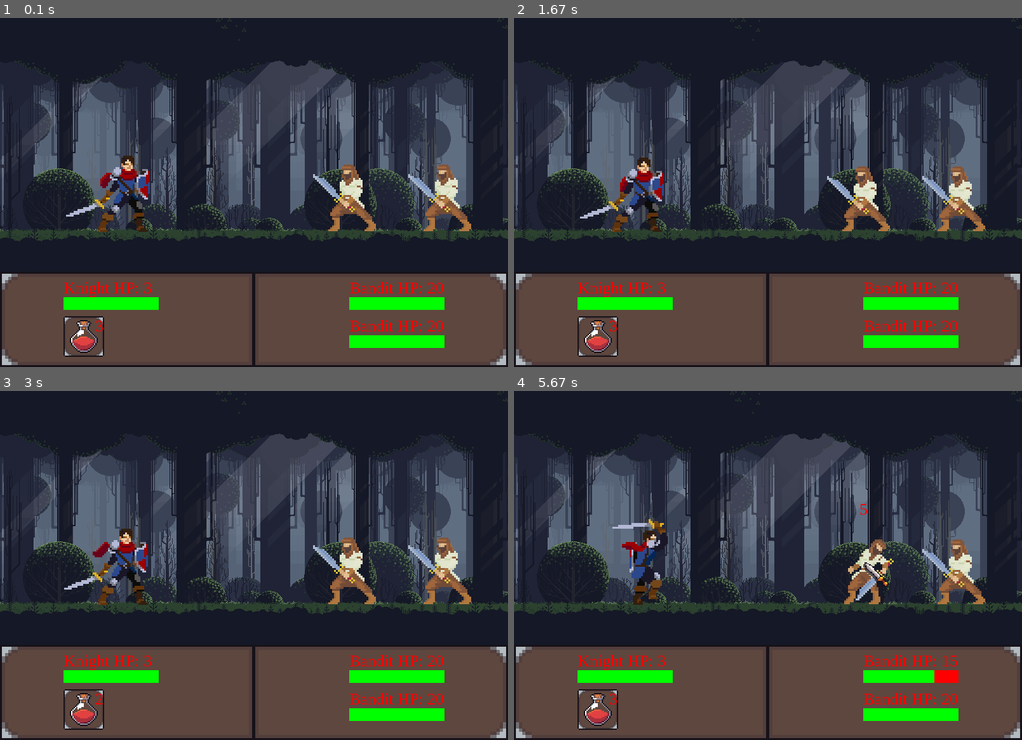
Above: before the commit, frames 1-4 (two rows, left to right).
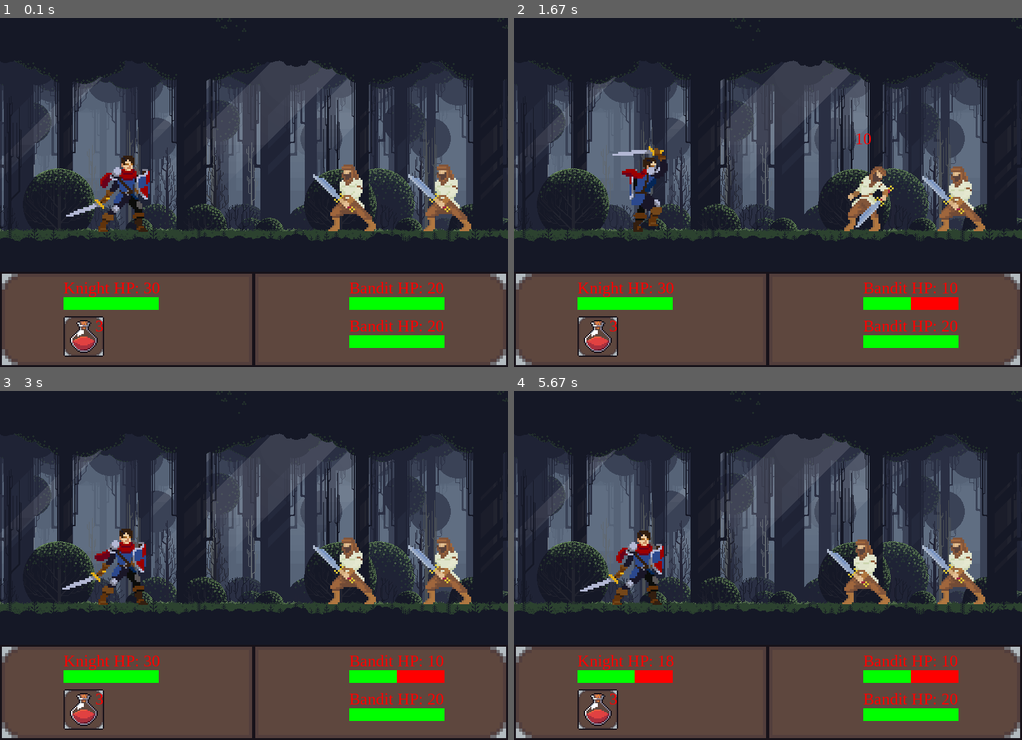
Above: after the commit, the same moments.

Repository: sklvou/Pygame
Game: pygame game, started from Battle/battle.py
Same seed, same stepped clock (60 frames per second), same inputs: the game is played once before the commit and once after it.
Inputs (mouse positions are in pixels of both pictures, inside the frame that each line leads up to):
- Up to frame 1 (0.1 s): no input
- Up to frame 2 (1.67 s): click (864, 189) at 0.38 s; click "3" at 0.72 s; click (961, 189) at 1.05 s; click (595, 276) at 1.38 s
- Up to frame 3 (3 s): click "3" at 2.28 s; click (350, 562) at 2.62 s; click (213, 544) at 2.95 s
- Up to frame 4 (5.67 s): click (762, 478) at 3.85 s; click (889, 565) at 4.18 s; click (661, 544) at 4.52 s; click (864, 562) at 5.42 s

The runs differ from the first frame. In frame 1, less than 0.1% of the frame differs, in the area x 30-32%, y 75-79%; in frame 2, 2.9%; in frame 3, 0.7%; in frame 4, 3.6%, in the area x 13-93%, y 32-84%.

Commit message:
q-learning

Diff:
--- a/Battle/battle.py
+++ b/Battle/battle.py
@@ -1,6 +1,8 @@
 import pygame
 import random
 import button
+import time
+import numpy as np
 
 pygame.init()
 
@@ -148,8 +150,9 @@
 
 	def attack(self, target):
 		#deal damage to enemy
-		rand = random.randint(-5, 5)
-		damage = self.strength + rand
+		# rand = random.randint(-5, 5)
+		#damage = self.strength + rand
+		damage = self.strength
 		target.hp -= damage
 		#run enemy hurt animation
 		target.hurt()
@@ -231,8 +234,8 @@
 
 damage_text_group = pygame.sprite.Group()
 
-
-knight = Fighter(200, 260, 'Knight', 3, 10, 3)
+# x, y, name, max_hp, strength, potions
+knight = Fighter(200, 260, 'Knight', 30, 10, 3)
 bandit1 = Fighter(550, 270, 'Bandit', 20, 6, 1)
 bandit2 = Fighter(700, 270, 'Bandit', 20, 6, 1)
 
@@ -248,149 +251,233 @@
 potion_button = button.Button(screen, 100, screen_height - bottom_panel + 70, potion_img, 64, 64)
 restart_button = button.Button(screen, 330, 120, restart_img, 120, 30)
 
-run = True
-while run:
-
-	clock.tick(fps)
-
-	#draw background
-	draw_bg()
-
-	#draw panel
-	draw_panel()
-	knight_health_bar.draw(knight.hp)
-	bandit1_health_bar.draw(bandit1.hp)
-	bandit2_health_bar.draw(bandit2.hp)
-
-	#draw fighters
-	knight.update()
-	knight.draw()
-	for bandit in bandit_list:
-		bandit.update()
-		bandit.draw()
-
-	#draw the damage text
-	damage_text_group.update()
-	damage_text_group.draw(screen)
-
-	#control player actions
-	#reset action variables
-	attack = False
-	potion = False
-	target = None
-	#make sure mouse is visible
-	pygame.mouse.set_visible(True)
-	pos = pygame.mouse.get_pos()
-	for count, bandit in enumerate(bandit_list):
-		if bandit.rect.collidepoint(pos):
-			#hide mouse
-			pygame.mouse.set_visible(False)
-			#show sword in place of mouse cursor
-			screen.blit(sword_img, pos)
-			if clicked == True and bandit.alive == True:
-				attack = True
-				target = bandit_list[count]
-	if potion_button.draw():
-		potion = True
-	#show number of potions remaining
-	draw_text(str(knight.potions), font, red, 150, screen_height - bottom_panel + 70)
-
-
-	if game_over == 0:
-		#player action
-		if knight.alive == True:
-			if current_fighter == 1:
-				action_cooldown += 1
-				if action_cooldown >= action_wait_time:
-					#look for player action
-					#attack
-					if attack == True and target != None:
-						knight.attack(target)
-						current_fighter += 1
-						action_cooldown = 0
-					#potion
-					if potion == True:
-						if knight.potions > 0:
-							#check if the potion would heal the player beyond max health
-							if knight.max_hp - knight.hp > potion_effect:
-								heal_amount = potion_effect
-							else:
-								heal_amount = knight.max_hp - knight.hp
-							knight.hp += heal_amount
-							knight.potions -= 1
-							damage_text = DamageText(knight.rect.centerx, knight.rect.y, str(heal_amount), green)
-							damage_text_group.add(damage_text)
+
+
+# all action list
+actions_and_targets = [('attack', 0), ('attack', 1), ('potion', None)]
+
+# state
+def encode_state(knight_hp, num_potions, bandit1_hp, bandit2_hp, current_fighter):
+    # Define the maximum values for each variable
+    max_knight_hp = 30
+    max_num_potions = 3
+    max_bandit_hp = 20
+    max_current_fighter = 3
+
+    # Encode each variable as an integer
+    i_knight_hp = int(knight_hp)
+    i_num_potions = int(num_potions)
+    i_bandit1_hp = int(bandit1_hp)
+    i_bandit2_hp = int(bandit2_hp)
+    i_current_fighter = int(current_fighter)
+
+    # Combine the integers into one large integer
+    state = (i_knight_hp * (max_num_potions + 1) * (max_bandit_hp + 1) ** 2 * (max_current_fighter + 1) +
+             i_num_potions * (max_bandit_hp + 1) ** 2 * (max_current_fighter + 1) +
+             i_bandit1_hp * (max_bandit_hp + 1) * (max_current_fighter + 1) +
+             i_bandit2_hp * (max_current_fighter + 1) +
+             i_current_fighter)
+
+    return state
+
+
+# Number of states and actions
+max_knight_hp = 30
+max_num_potions = 3
+max_bandit_hp = 20
+max_current_fighter = 3
+num_states = (max_knight_hp + 1) * (max_num_potions + 1) * (max_bandit_hp + 1) ** 2 * (max_current_fighter + 1) - 1
+num_actions = len(actions_and_targets)
+
+# Initialize Q-table with zeros
+Q_table = np.zeros((num_states, num_actions))
+
+# choose action by ε-greedy
+def choose_action(state, epsilon):
+    if np.random.uniform(0, 1) < epsilon:
+        # Choose a random action
+        action = np.random.choice(num_actions)
+    else:
+        # Choose the action with the highest Q-value for the current state
+        action = np.argmax(Q_table[state])
+    return action
+
+
+# Parameters
+alpha = 0.5  # Learning rate
+gamma = 0.95  # Discount factor
+epsilon = 0.1  # Exploration rate
+num_episodes = 3  # Number of games to play
+
+# Main loop for Q-learning
+for episode in range(num_episodes):
+	run = True
+	states = []
+	actions = []
+
+	while run:
+
+		clock.tick(fps)
+
+		#draw background
+		draw_bg()
+
+		#draw panel
+		draw_panel()
+		knight_health_bar.draw(knight.hp)
+		bandit1_health_bar.draw(bandit1.hp)
+		bandit2_health_bar.draw(bandit2.hp)
+
+		#draw fighters
+		knight.update()
+		knight.draw()
+		for bandit in bandit_list:
+			bandit.update()
+			bandit.draw()
+
+		#draw potion
+		potion_button.draw()
+
+		#draw the damage text
+		damage_text_group.update()
+		damage_text_group.draw(screen)
+
+		#control player actions
+		#reset action variables
+		attack = False
+		potion = False
+		target = None
+
+		#show number of potions remaining
+		draw_text(str(knight.potions), font, red, 150, screen_height - bottom_panel + 70)
+
+
+		# Choose an action
+		state = encode_state(knight.hp, knight.potions, bandit1.hp, bandit2.hp, current_fighter)
+		action = choose_action(state, epsilon)
+
+		states.append(state)
+		actions.append(action)
+
+
+		if game_over == 0:
+			#player action
+			if knight.alive == True:
+				if current_fighter == 1:
+					action_cooldown += 1
+					if action_cooldown >= action_wait_time:
+
+						# Get the next action and target from the predefined actions and targets
+						action, target_index = actions_and_targets[action]
+						print(action, target_index)
+
+						if action == 'attack':
+							# Select a bandit to attack
+							target = bandit_list[target_index]
+							if target.alive == True:
+								attack = True
+						elif action == 'potion':
+							potion = True
+
+						#look for player action
+						#attack
+						if attack == True and target != None:
+							knight.attack(target)
 							current_fighter += 1
 							action_cooldown = 0
-		else:
-			game_over = -1
-
-
-		#enemy action
-		for count, bandit in enumerate(bandit_list):
-			if current_fighter == 2 + count:
-				if bandit.alive == True:
-					action_cooldown += 1
-					if action_cooldown >= action_wait_time:
-						#check if bandit needs to heal first
-						if (bandit.hp / bandit.max_hp) < 0.5 and bandit.potions > 0:
-							#check if the potion would heal the bandit beyond max health
-							if bandit.max_hp - bandit.hp > potion_effect:
-								heal_amount = potion_effect
+						#potion
+						if potion == True:
+							if knight.potions > 0:
+								#check if the potion would heal the player beyond max health
+								if knight.max_hp - knight.hp > potion_effect:
+									heal_amount = potion_effect
+								else:
+									heal_amount = knight.max_hp - knight.hp
+								knight.hp += heal_amount
+								knight.potions -= 1
+								damage_text = DamageText(knight.rect.centerx, knight.rect.y, str(heal_amount), green)
+								damage_text_group.add(damage_text)
+								current_fighter += 1
+								action_cooldown = 0
+			else:
+				game_over = -1
+
+
+			#enemy action
+			for count, bandit in enumerate(bandit_list):
+				if current_fighter == 2 + count:
+					if bandit.alive == True:
+						action_cooldown += 1
+						if action_cooldown >= action_wait_time:
+							#check if bandit needs to heal first
+							if (bandit.hp / bandit.max_hp) < 0.5 and bandit.potions > 0:
+								#check if the potion would heal the bandit beyond max health
+								if bandit.max_hp - bandit.hp > potion_effect:
+									heal_amount = potion_effect
+								else:
+									heal_amount = bandit.max_hp - bandit.hp
+								bandit.hp += heal_amount
+								bandit.potions -= 1
+								damage_text = DamageText(bandit.rect.centerx, bandit.rect.y, str(heal_amount), green)
+								damage_text_group.add(damage_text)
+								current_fighter += 1
+								action_cooldown = 0
+							#attack
 							else:
-								heal_amount = bandit.max_hp - bandit.hp
-							bandit.hp += heal_amount
-							bandit.potions -= 1
-							damage_text = DamageText(bandit.rect.centerx, bandit.rect.y, str(heal_amount), green)
-							damage_text_group.add(damage_text)
-							current_fighter += 1
-							action_cooldown = 0
-						#attack
-						else:
-							bandit.attack(knight)
-							current_fighter += 1
-							action_cooldown = 0
-				else:
-					current_fighter += 1
-
-		#if all fighters have had a turn then reset
-		if current_fighter > total_fighters:
-			current_fighter = 1
-
-
-	#check if all bandits are dead
-	alive_bandits = 0
-	for bandit in bandit_list:
-		if bandit.alive == True:
-			alive_bandits += 1
-	if alive_bandits == 0:
-		game_over = 1
-
-
-	#check if game is over
-	if game_over != 0:
-		if game_over == 1:
-			screen.blit(victory_img, (250, 50))
-		if game_over == -1:
-			screen.blit(defeat_img, (290, 50))
-		if restart_button.draw():
+								bandit.attack(knight)
+								current_fighter += 1
+								action_cooldown = 0
+					else:
+						current_fighter += 1
+
+			#if all fighters have had a turn then reset
+			if current_fighter > total_fighters:
+				current_fighter = 1
+
+
+		#check if all bandits are dead
+		alive_bandits = 0
+		for bandit in bandit_list:
+			if bandit.alive == True:
+				alive_bandits += 1
+		if alive_bandits == 0:
+			game_over = 1
+
+
+		#check if game is over
+		if game_over != 0:
+			if game_over == 1:
+				screen.blit(victory_img, (250, 50))
+				reward = 1
+			if game_over == -1:
+				screen.blit(defeat_img, (290, 50))
+				reward = -1
+			#if restart_button.draw():
 			knight.reset()
 			for bandit in bandit_list:
 				bandit.reset()
 			current_fighter = 1
 			action_cooldown
 			game_over = 0
-
-
-
-	for event in pygame.event.get():
-		if event.type == pygame.QUIT:
-			run = False
-		if event.type == pygame.MOUSEBUTTONDOWN:
-			clicked = True
-		else:
-			clicked = False
-
-	pygame.display.update()
+			action_index = 0
+			break
+
+
+		for event in pygame.event.get():
+			if event.type == pygame.QUIT:
+				run = False
+			if event.type == pygame.MOUSEBUTTONDOWN:
+				clicked = True
+			else:
+				clicked = False
+
+		pygame.display.update()
+
+	# Backpropagate the reward
+	print("reward: ", reward)
+	G = 0
+	for t in reversed(range(len(states))):
+		G = gamma * G + reward
+		Q_table[states[t], actions[t]] = (1 - alpha) * Q_table[states[t], actions[t]] + alpha * G
 
 pygame.quit()
